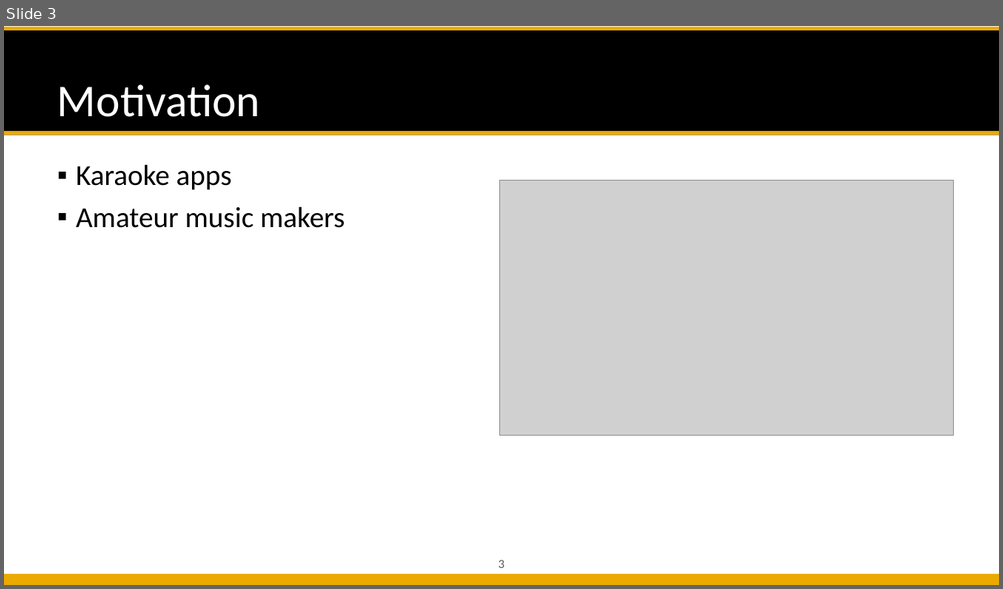
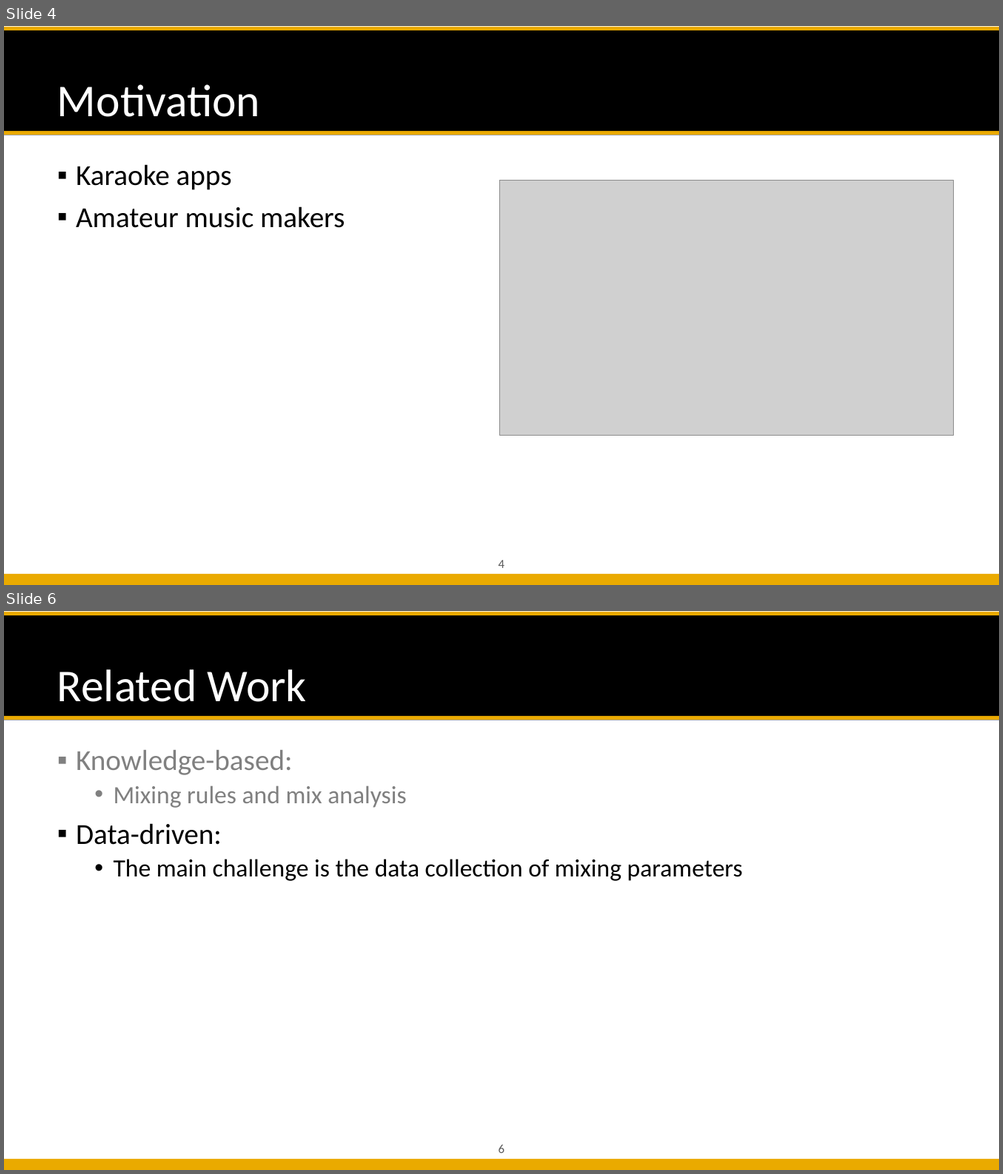
Before and after one commit to likelian/Lab_spring2022, a slide deck: doc/PPT/ Automatic Mixing Proposal.pptx. Shown one above the other, each under a label of ours: slide 3 before the commit, slides 4 and 6 after it; the slides between them are not shown. The pictures are 1003x589 and 1003x1174 pixels, drawn with LibreOffice and Linux fonts; fonts in the diff are those of the drawing; grey boxes stand for pictures; background and template pictures are left out. Boxes give left, top, right and bottom in pixels: in the first picture for what was removed or moved away, otherwise in the second. Text is boxed around its words. In the diff, an @@ line names an element or a change of style, - is before the commit and + after.

```diff
--- a/doc/PPT/ Automatic Mixing Proposal.pptx
+++ b/doc/PPT/ Automatic Mixing Proposal.pptx
@@ slide 6 added at [4, 611, 999, 1170], background #FFFFFF; not listed: 5 template elements that a slide beside it also shows @@
@@ title added at [57, 669, 307, 702], 44 pt, text #FFFFFF @@
+Related Work
@@ text added at [76, 750, 743, 881], 24 pt, text #000000 @@
+▪ Knowledge-based:
+  • Mixing rules and mix analysis
+▪ Data-driven:
+  • The main challenge is the data collection of mixing parameters
@@ what was slide 3 is now slide 4 @@
@@ page number at [498, 560, 504, 568]: text changed @@
-3
+4
```
Also in this commit, not shown: 11 slides changed, 10 other slides added, 1 slide removed, 12 other files.
